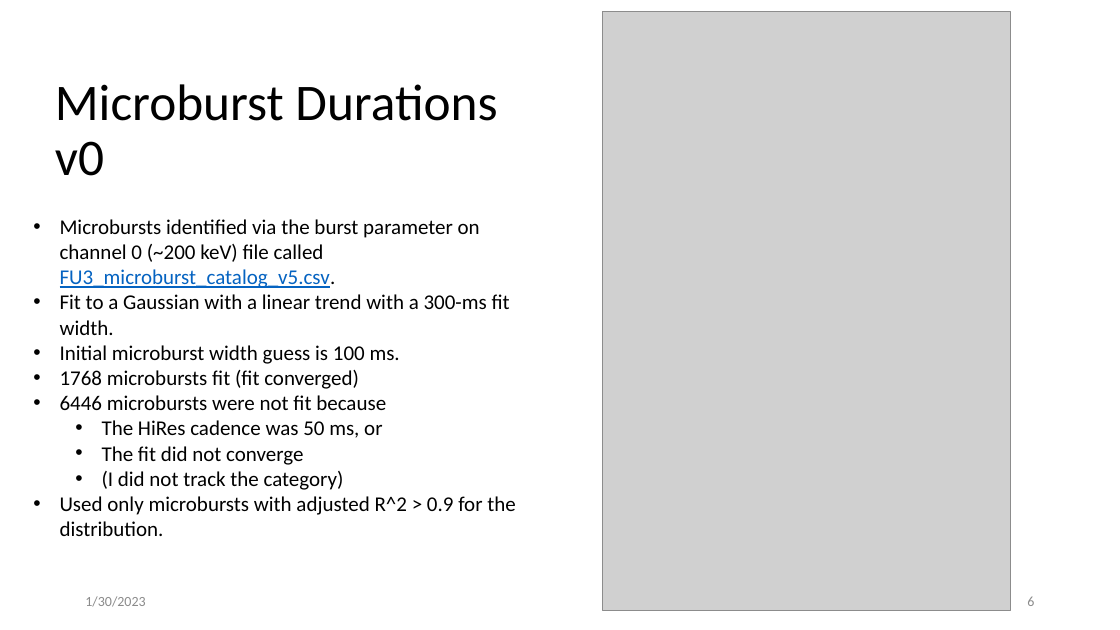
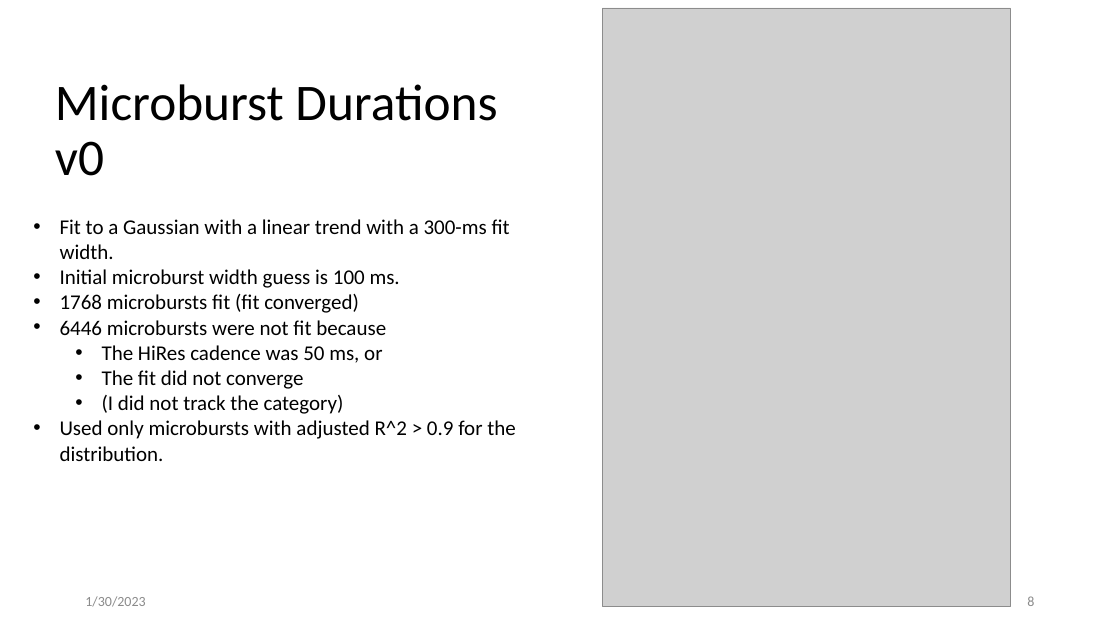
Before and after one commit to mshumko/fbrbsp, a slide deck: slide 8 of presentations/20230130_firebird_microburst_durations.pptx (slide 6 before the commit). Drawn at 1120x630 pixels with LibreOffice and Linux fonts; fonts in the diff are those of the drawing; grey boxes stand for pictures. Boxes give left, top, right and bottom in pixels: in the first picture for what was removed or moved away, otherwise in the second. Text is boxed around its words. In the diff, an @@ line names an element or a change of style, - is before the commit and + after.

```diff
--- a/presentations/20230130_firebird_microburst_durations.pptx
+++ b/presentations/20230130_firebird_microburst_durations.pptx
@@ picture: place and size @@
-picture at <box>602,12,1011,611</box>
+picture at <box>602,8,1011,607</box>
@@ text at <box>60,219,480,288</box>: paragraph removed @@
-• Microbursts identified via the burst parameter on channel 0 (~200 keV) file called FU3_microburst_catalog_v5.csv.
```
Also in this commit, not shown: 5 other slides changed, 2 slides added.
